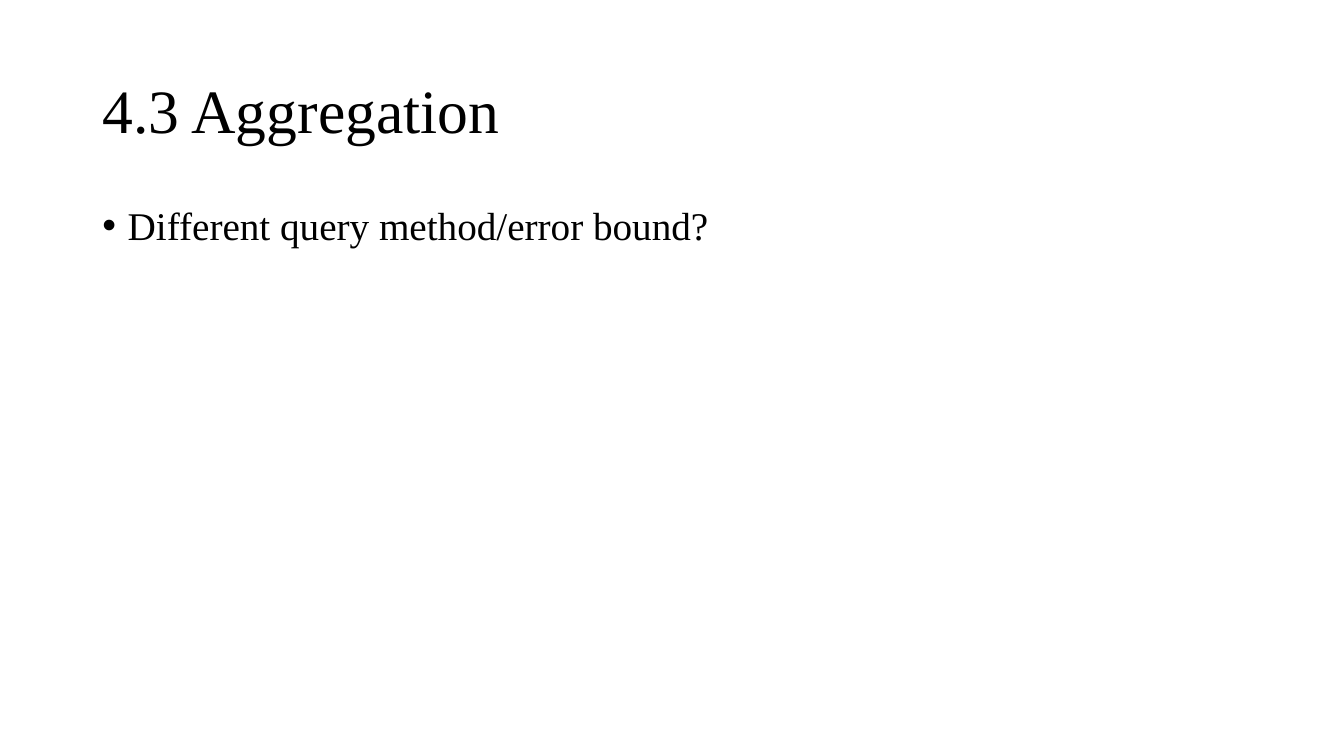
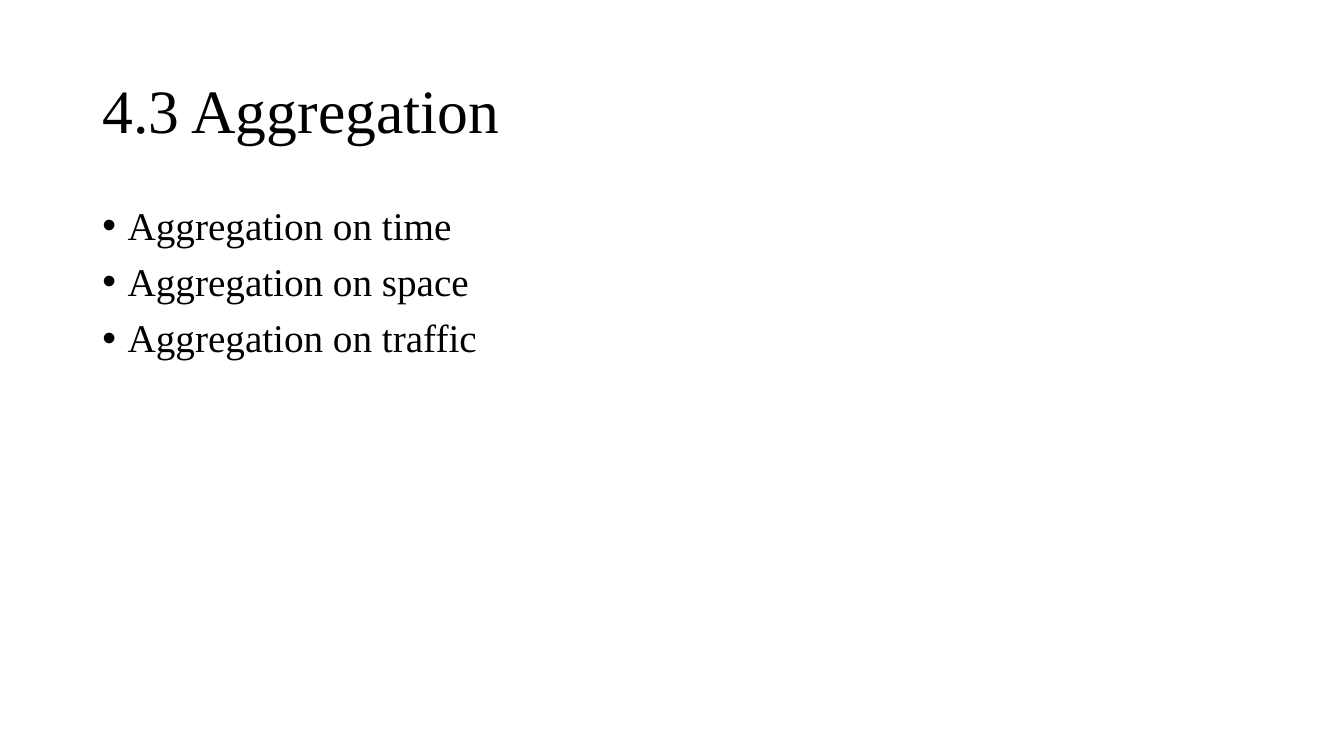
Before and after one commit to Lipox/Dimension, a slide deck: slide 26 of dimensions.pptx. Drawn at 1344x756 pixels with LibreOffice and Linux fonts; fonts in the diff are those of the drawing. Boxes give left, top, right and bottom in pixels: in the first picture for what was removed or moved away, otherwise in the second. Text is boxed around its words. In the diff, an @@ line names an element or a change of style, - is before the commit and + after.

```diff
--- a/dimensions.pptx
+++ b/dimensions.pptx
@@ text at [128, 214, 477, 360]: text changed @@
-• Different query method/error bound?
+• Aggregation on time
+• Aggregation on space
+• Aggregation on traffic
```
Also in this commit, not shown: 2 other slides changed, 3 slides added.
